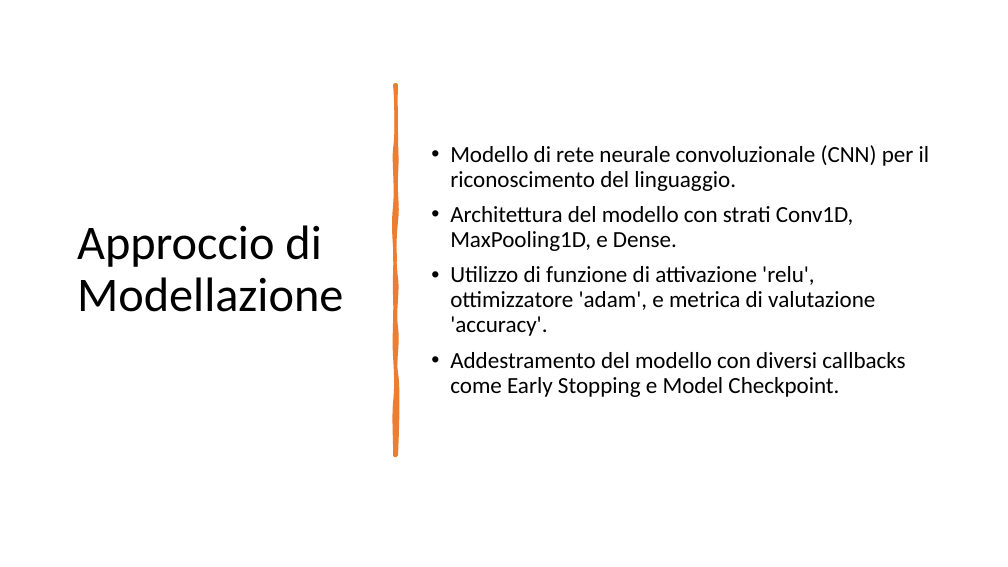
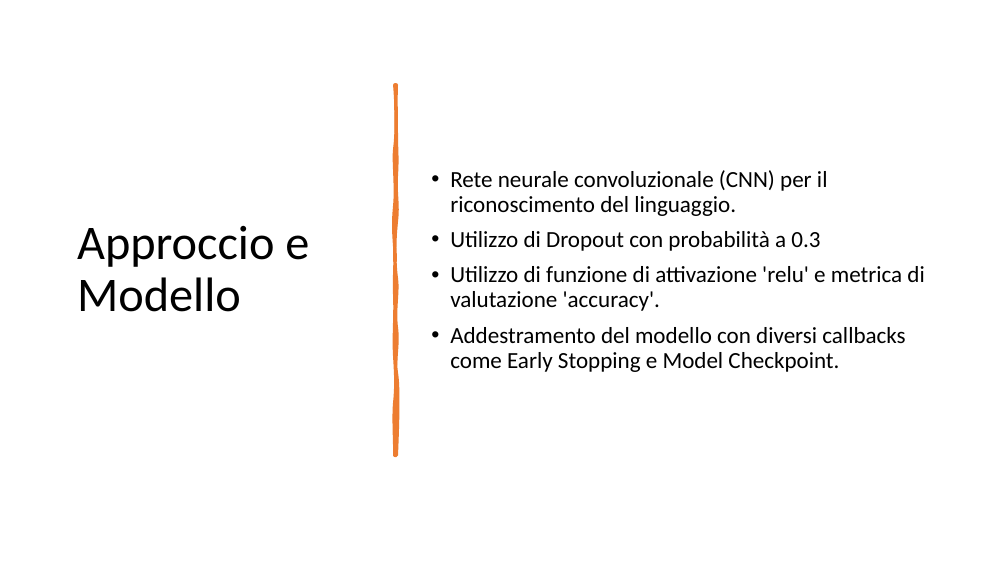
Before and after one commit to stecno04/speech-recognition-cnn, a slide deck: slide 3 of Carobene_Stefano_ML.pptx. Drawn at 1008x567 pixels with LibreOffice and Linux fonts; fonts in the diff are those of the drawing. Boxes give left, top, right and bottom in pixels: in the first picture for what was removed or moved away, otherwise in the second. Text is boxed around its words. In the diff, an @@ line names an element or a change of style, - is before the commit and + after.

```diff
--- a/Carobene_Stefano_ML.pptx
+++ b/Carobene_Stefano_ML.pptx
@@ text at (450, 170, 924, 311): text changed @@
-• Modello di rete neurale convoluzionale (CNN) per il riconoscimento del linguaggio.
-• Architettura del modello con strati Conv1D, MaxPooling1D, e Dense.
-• Utilizzo di funzione di attivazione 'relu', ottimizzatore 'adam', e metrica di valutazione 'accuracy'.
+• Rete neurale convoluzionale (CNN) per il riconoscimento del linguaggio.
+• Utilizzo di Dropout con probabilità a 0.3
+• Utilizzo di funzione di attivazione 'relu' e metrica di valutazione 'accuracy'.
@@ title at (77, 226, 309, 312): text changed @@
-Approccio di Modellazione
+Approccio e Modello
```
Also in this commit, not shown: 3 other slides changed, 3 other files.
